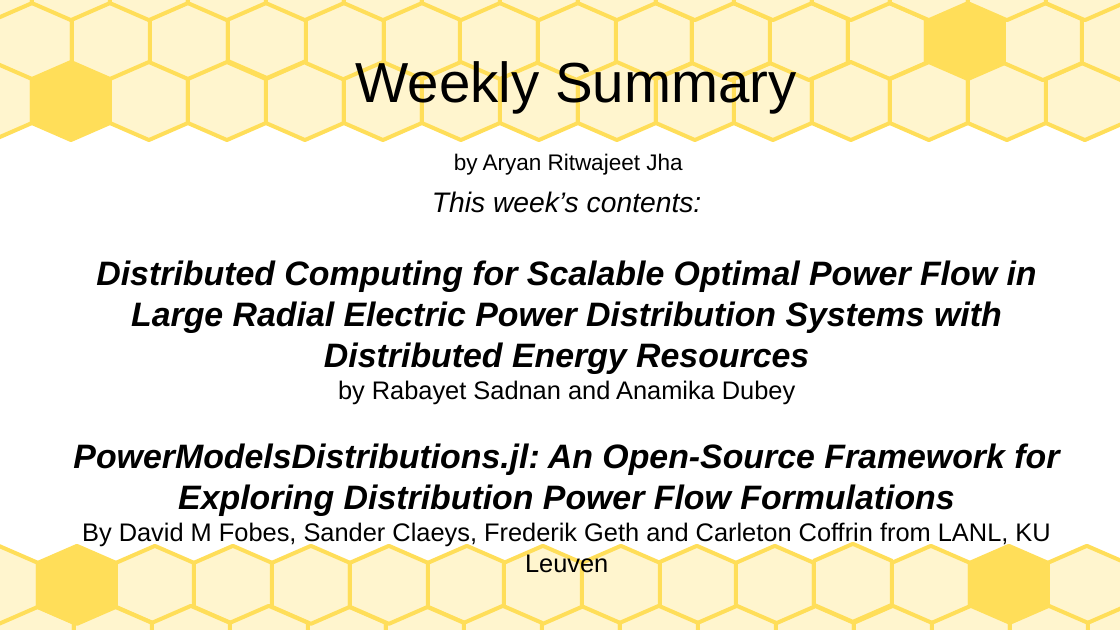
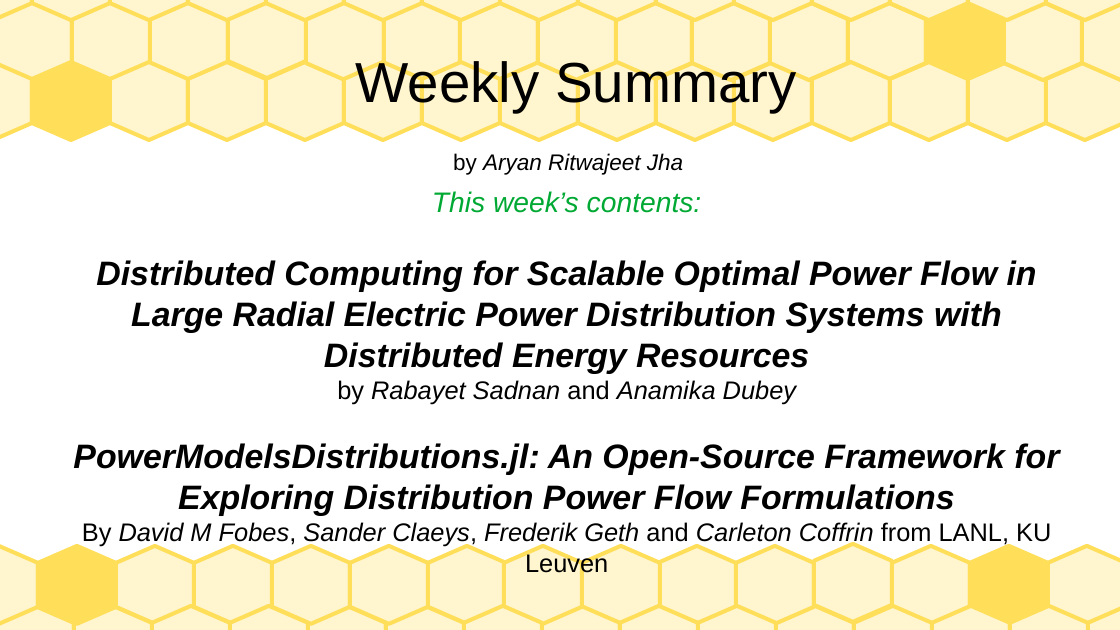
Before and after one commit to Realife-Brahmin/OriginalDocsHub, a slide deck: slide 4 of research_showcase/weeklyPresentation_aryan_ritwajeet_jha.odp (slide 1 before the commit). Drawn at 1120x630 pixels with LibreOffice and Linux fonts; fonts in the diff are those of the drawing. Boxes give left, top, right and bottom in pixels: in the first picture for what was removed or moved away, otherwise in the second. Text is boxed around its words. In the diff, an @@ line names an element or a change of style, - is before the commit and + after.

```diff
--- a/research_showcase/weeklyPresentation_aryan_ritwajeet_jha.odp
+++ b/research_showcase/weeklyPresentation_aryan_ritwajeet_jha.odp
@@ title "Weekly Summary by Aryan Ritwajeet ..." at (356,57,796,175): italic on in "Aryan Ritwajeet Jha" @@
@@ subtitle at (82,191,1051,577): text colour #000000 to #00A933 in "This week’s contents:"; italic on in "Rabayet Sadnan Anamika Dubey", "David M Fobes, Sander Claeys, Frederik Geth ..." @@
```
Also in this commit, not shown: 1 other slide changed, 3 slides added, 1 other file.
